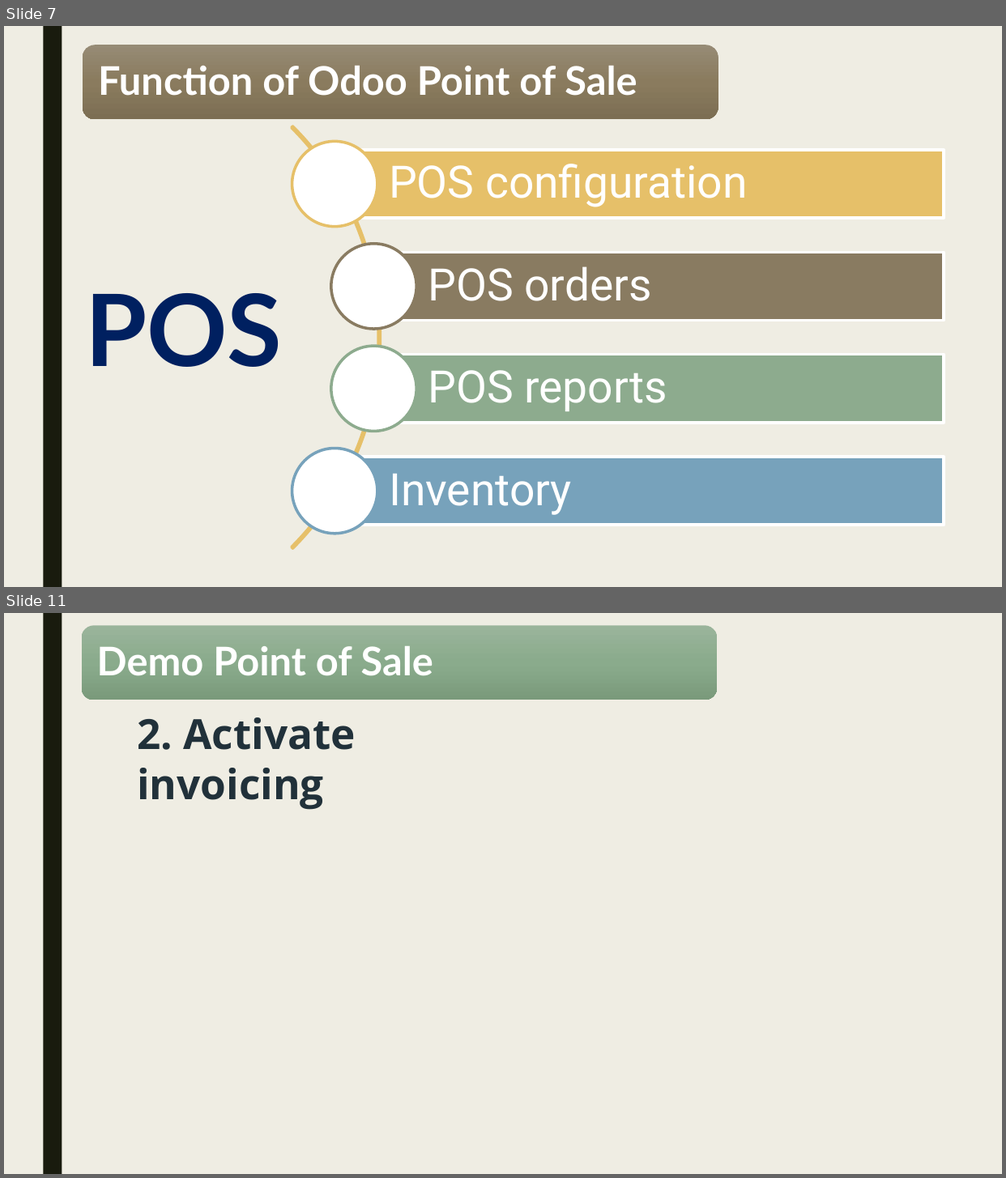
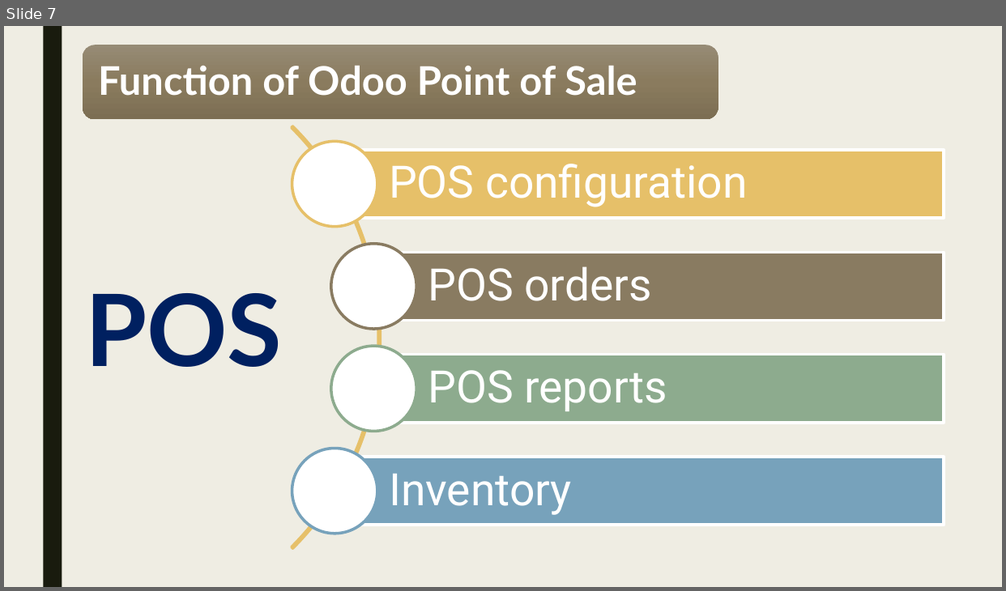
Before and after one commit to PhuocThinh/OdooDocument, a slide deck: POS REPORT.pptx. Shown one above the other, each under a label of ours: slides 7 and 11 before the commit, slide 7 after it; the slides between them are not shown. The pictures are 1006x1178 and 1006x591 pixels, drawn with LibreOffice and Linux fonts; fonts in the diff are those of the drawing. Boxes give left, top, right and bottom in pixels: in the first picture for what was removed or moved away, otherwise in the second. Text is boxed around its words. In the diff, an @@ line names an element or a change of style, - is before the commit and + after.

```diff
--- a/POS REPORT.pptx
+++ b/POS REPORT.pptx
@@ slide 11 removed at [4,613,1002,1174], background #EFEDE3; not listed: 1 template element that a slide beside it also shows @@
@@ rounded rectangle removed at [81,626,717,700] @@
@@ text removed at [97,646,433,675] @@
-Demo Point of Sale
@@ text removed at [137,717,355,810] @@
-2. Activate invoicing
```
Also in this commit, not shown: 1 slide changed, 2 slides added, 19 other slides removed, 1 other file.
